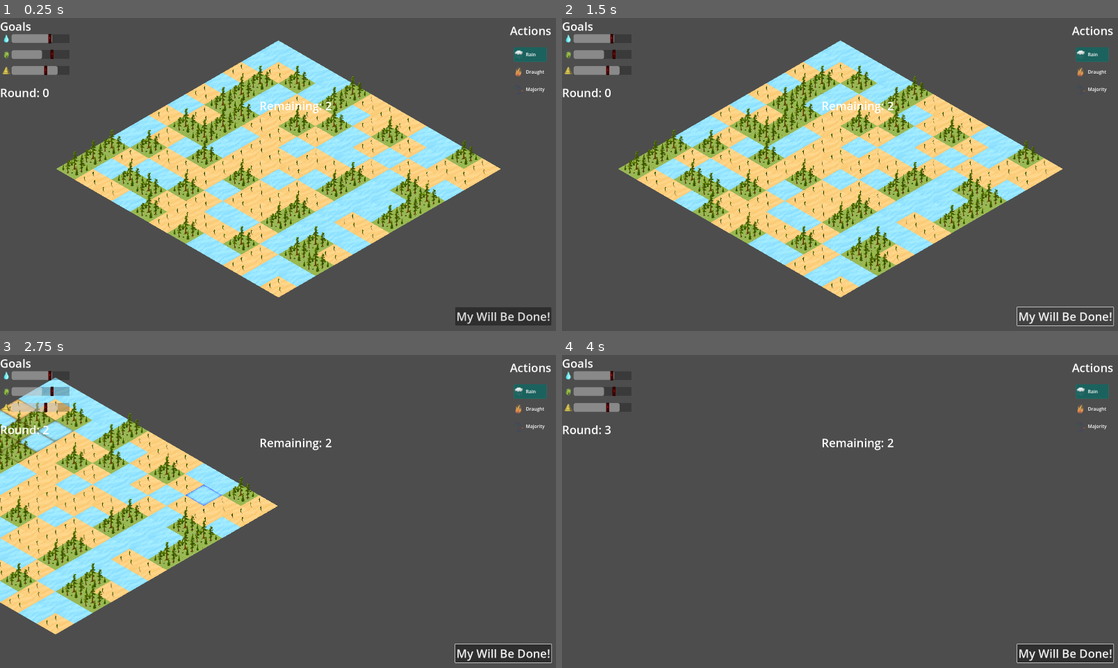
Above: before the commit, frames 1-4 (two rows, left to right).
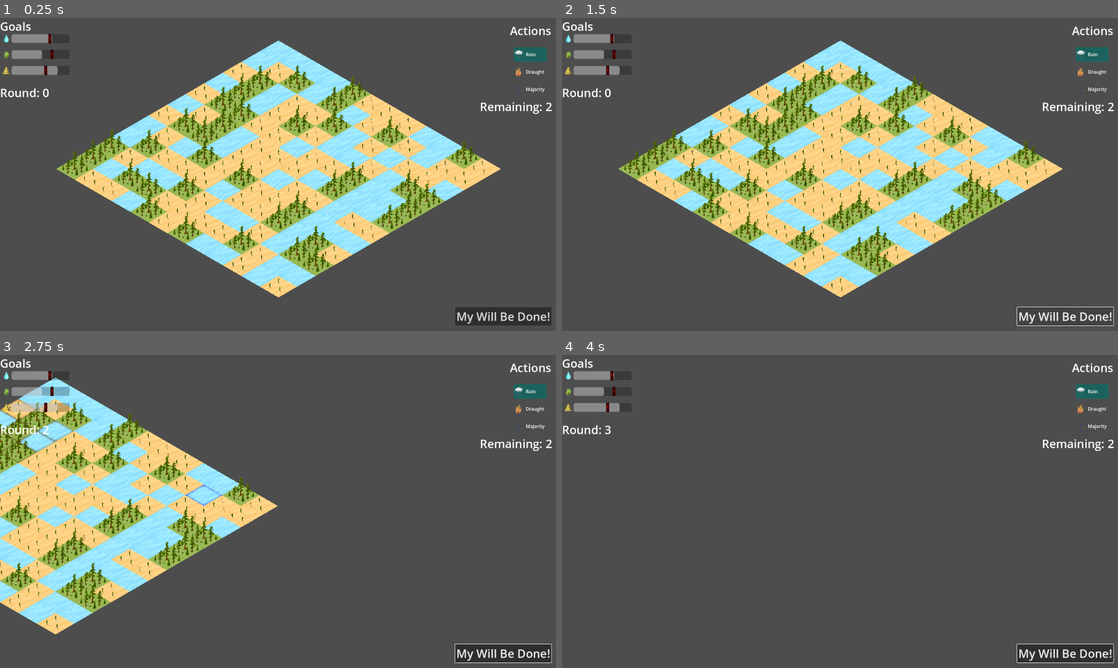
Above: after the commit, the same moments.

Repository: matouseek/game_jam_24
Game: Godot game, scene res://scenes/game.tscn
Two runs of this game, one before a commit and one after it. Both use one fixed random seed, a clock stepped at 60 frames per second and the inputs below. The engine's default icon, where the game draws it, is replaced by a stand-in: a white triangle on a blue panel in a dark square.
Inputs (mouse positions are in pixels of both pictures, inside the frame that each line leads up to):
- Up to frame 1 (0.25 s): no input
- Up to frame 2 (1.5 s): click "My Will Be Done!" at 0.5 s; click "My Will Be Done!" at 1.25 s
- Up to frame 3 (2.75 s): tap Enter at 2 s; move the mouse to (400, 495) at 2.02 s; press the mouse at (400, 495) at 2.03 s; hold D (right) from 2.03 s (still down)
- Up to frame 4 (4 s): move the mouse to (728, 527) at 2.77 s; release D (right) at 2.78 s; release the mouse at (728, 527) at 2.78 s; hold S (down) 2.78-3.53 s; tap U (undo) at 2.85 s; move the mouse to (895, 442) at 3.52 s; hold D (right) from 3.53 s (still down); hold Mouse wheel up (zoom_in) from 3.53 s (still down)

The runs differ from the first frame. In frame 1, 0.3% of the frame differs, in the area x 46-100%, y 26-31%; in frame 2, 0.3%; in frame 3, 0.3%; in frame 4, 0.3%.

Commit message:
HUD commit

Diff:
--- a/scenes/hud.tscn
+++ b/scenes/hud.tscn
@@ -154,10 +154,10 @@
 text = "Round: 0"
 
 [node name="RemainingActionsLabel" type="Label" parent="."]
-offset_left = 896.0
-offset_top = 275.0
-offset_right = 1146.0
-offset_bottom = 330.0
+offset_left = 1657.0
+offset_top = 278.0
+offset_right = 1907.0
+offset_bottom = 333.0
 theme_override_font_sizes/font_size = 40
 text = "Remaining: 0"
 
Not shown: 1 places in scenes/hud.tscn that only renumber resources
